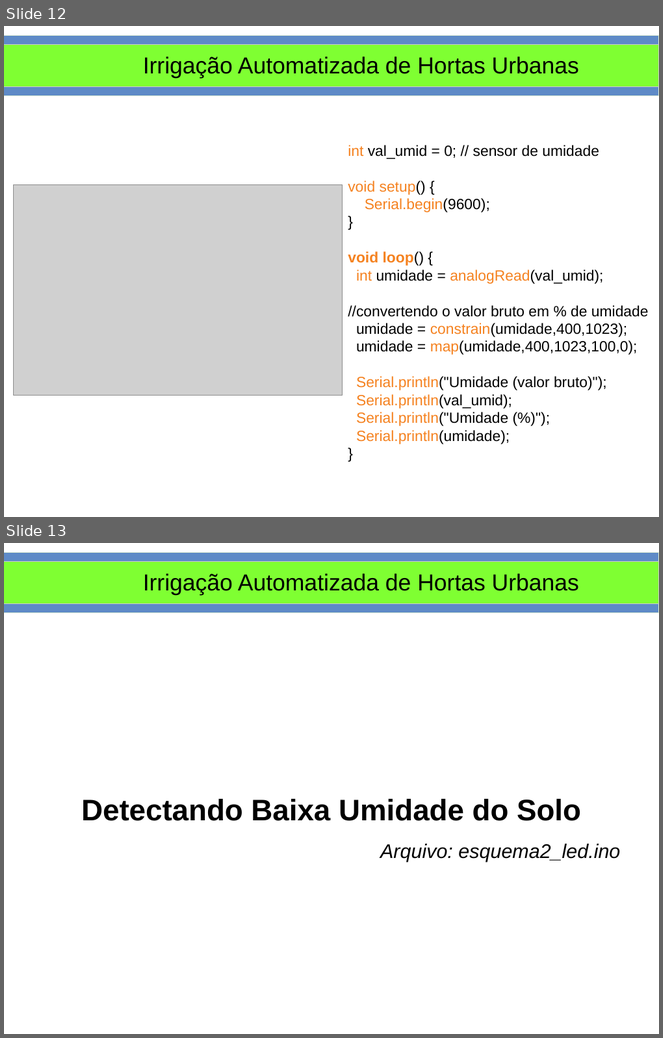
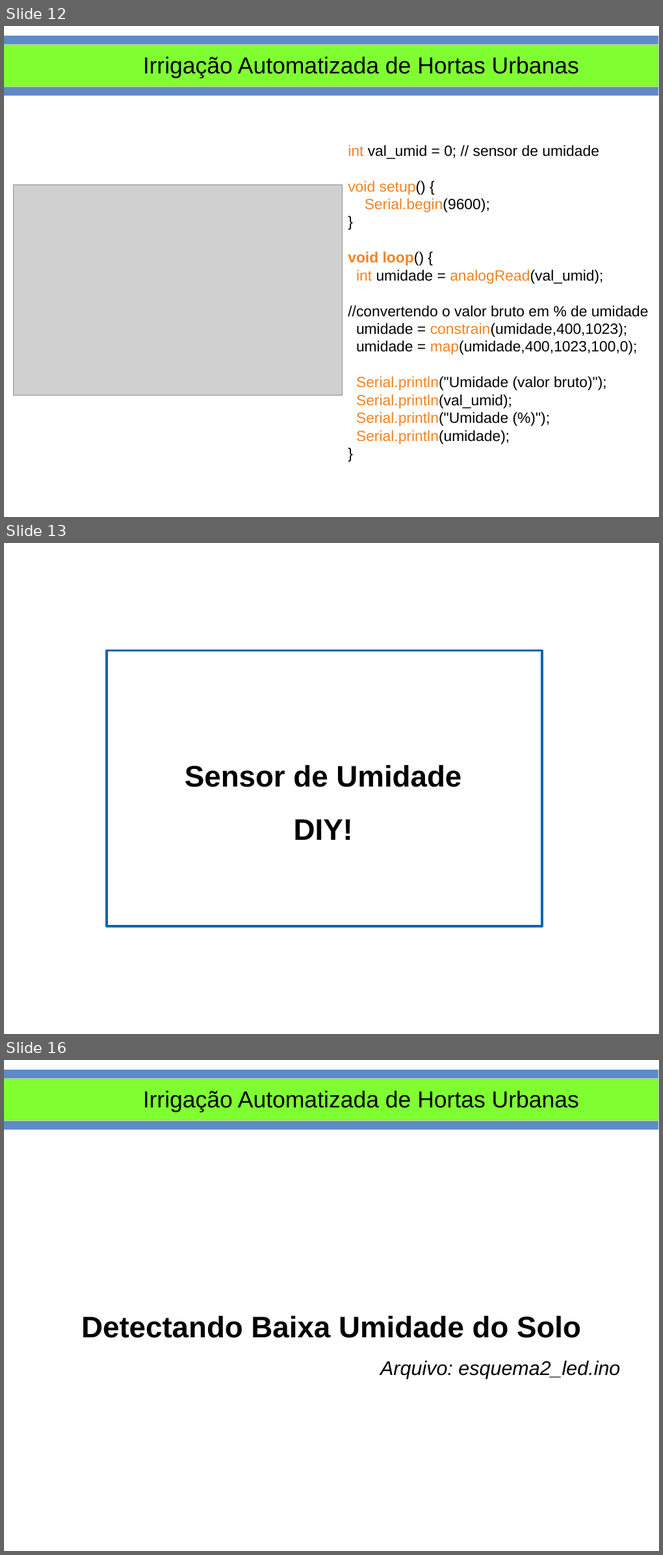
Before and after one commit to smjacques/Horta-Automatizada-ESDI, a slide deck: Slides/Uso de Arduino para Irrigação Automatizada de Hortas Urbanas.odp. Shown one above the other, each under a label of ours: slides 12 and 13 before the commit, slides 12, 13 and 16 after it; the slides between them are not shown. The pictures are 663x1038 and 663x1555 pixels, drawn with LibreOffice and Linux fonts; fonts in the diff are those of the drawing; grey boxes stand for pictures; background and template pictures are left out. Boxes give left, top, right and bottom in pixels: in the first picture for what was removed or moved away, otherwise in the second. Text is boxed around its words. In the diff, an @@ line names an element or a change of style, - is before the commit and + after.

```diff
--- a/Slides/Uso de Arduino para Irrigação Automatizada de Hortas Urbanas.odp
+++ b/Slides/Uso de Arduino para Irrigação Automatizada de Hortas Urbanas.odp
@@ slide 13 added at (x1=4, y1=543, x2=659, y2=1034), background picture (left out) @@
@@ rectangle added at (x1=107, y1=651, x2=542, y2=927), fill #FFFFFF at 56% opacity, outline #0066B3 3 pt @@
@@ text added at (x1=185, y1=765, x2=462, y2=840), 36 pt, text #000000, bold @@
+Sensor de Umidade DIY!
@@ what was slide 13 is now slide 16 @@
```
Also in this commit, not shown: 1 slide changed, 2 other slides added, 8 other files.
